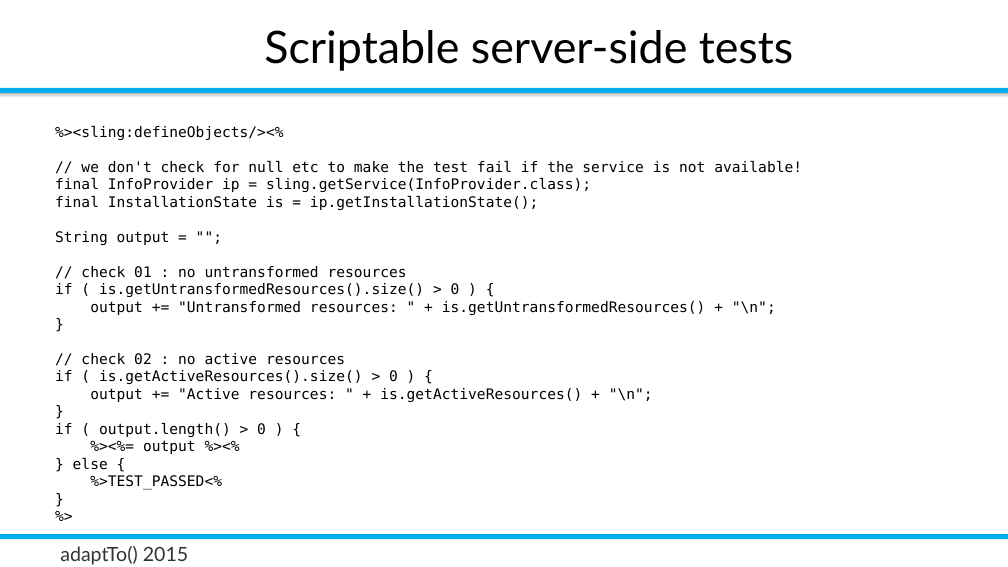
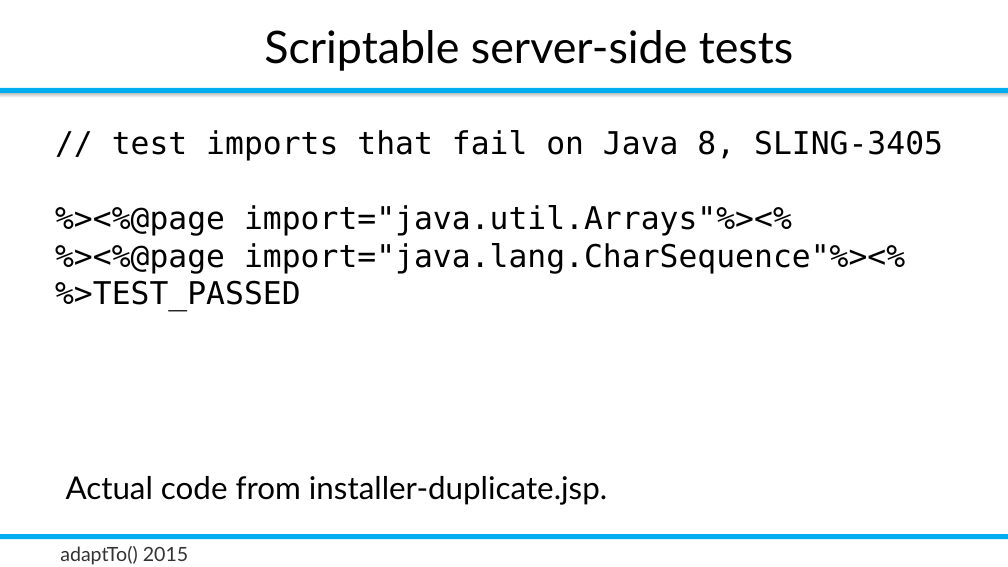
Before and after one commit to rombert/talks, a slide deck: slide 31 of adaptTo2015/How_Do_I_Test_My_Sling_Application-Robert_Munteanu_unedited.odp (slide 34 before the commit). Drawn at 1008x567 pixels with LibreOffice and Linux fonts; fonts in the diff are those of the drawing; background and template pictures are left out. Boxes give left, top, right and bottom in pixels: in the first picture for what was removed or moved away, otherwise in the second. Text is boxed around its words. In the diff, an @@ line names an element or a change of style, - is before the commit and + after.

Commit message:
adaptTo2015: checkpoint

```diff
--- a/adaptTo2015/How_Do_I_Test_My_Sling_Application-Robert_Munteanu_unedited.odp
+++ b/adaptTo2015/How_Do_I_Test_My_Sling_Application-Robert_Munteanu_unedited.odp
@@ text at [55,130,943,311]: text changed; size 10.4 to 22.4 pt @@
-%><sling:defineObjects/><%
-// we don't check for null etc to make the test fail if the service is not available!
-final InfoProvider ip = sling.getService(InfoProvider.class);
-final InstallationState is = ip.getInstallationState();
-String output = "";
-// check 01 : no untransformed resources
-if ( is.getUntransformedResources().size() > 0 ) {
-output += "Untransformed resources: " + is.getUntransformedResources() + "\n";
-}
-// check 02 : no active resources
-if ( is.getActiveResources().size() > 0 ) {
-output += "Active resources: " + is.getActiveResources() + "\n";
-}
-if ( output.length() > 0 ) {
-%><%= output %><%
-} else {
-%>TEST_PASSED<%
-}
-%>
+// test imports that fail on Java 8, SLING-3405
+%><%@page import="java.util.Arrays"%><%
+%><%@page import="java.lang.CharSequence"%><%
+%>TEST_PASSED
@@ text at [66,476,607,505]: size 10.4 to 22.4 pt in "Actual code from installer-duplicate.jsp." @@
```
Also in this commit, not shown: 5 other slides changed, 3 slides added, 5 slides removed, 1 other file.
